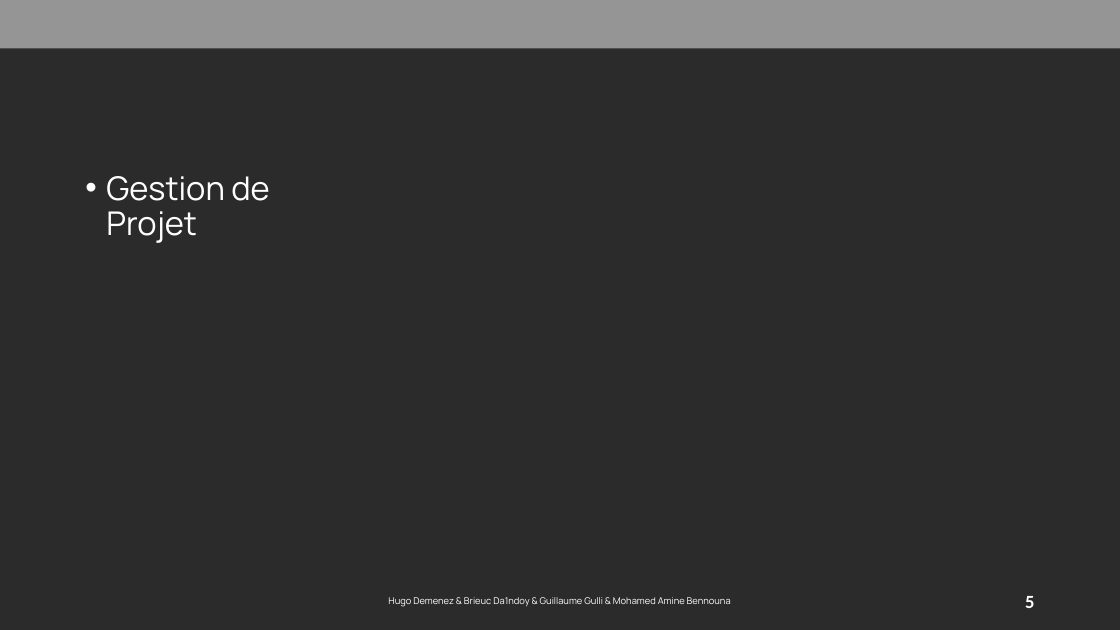
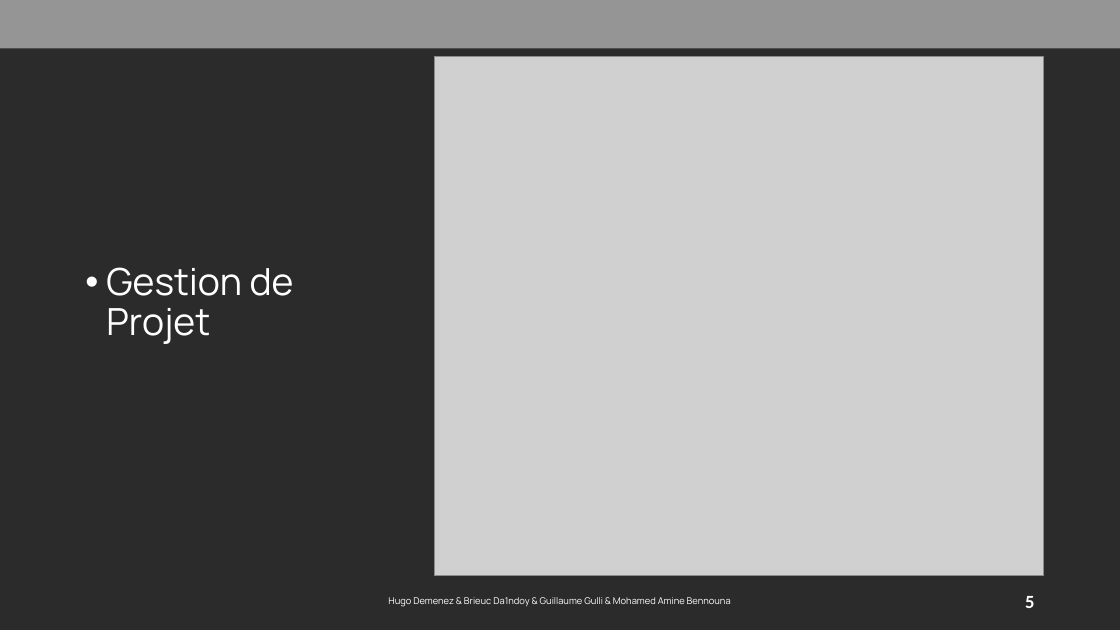
Before and after one commit to hugodemenez/isen-student-portal, a slide deck: slide 5 of presentation/Présentation1.pptx. Drawn at 1120x630 pixels with LibreOffice and Linux fonts; fonts in the diff are those of the drawing; grey boxes stand for pictures; background and template pictures are left out; a plain dark background stands for a picture behind light text. Boxes give left, top, right and bottom in pixels: in the first picture for what was removed or moved away, otherwise in the second. Text is boxed around its words. In the diff, an @@ line names an element or a change of style, - is before the commit and + after.

```diff
--- a/presentation/Présentation1.pptx
+++ b/presentation/Présentation1.pptx
@@ picture added at <box>434,56,1044,576</box> @@
@@ text "Gestion de Projet": place and size @@
-text "Gestion de Projet" at <box>106,176,269,243</box>
+text "Gestion de Projet" at <box>106,267,294,344</box>
@@ text "Gestion de Projet" at <box>106,267,294,344</box>: size 28 to 32 pt @@
```
Also in this commit, not shown: 1 other slide changed, 2 slides added, 7 other files.
